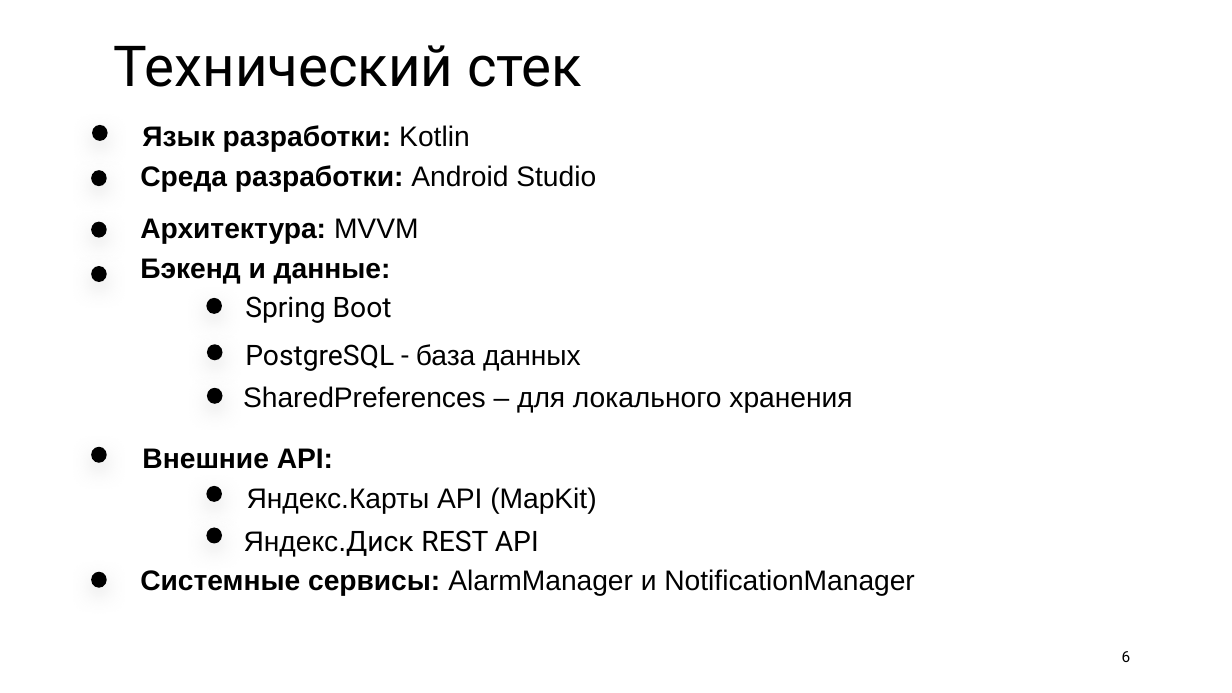
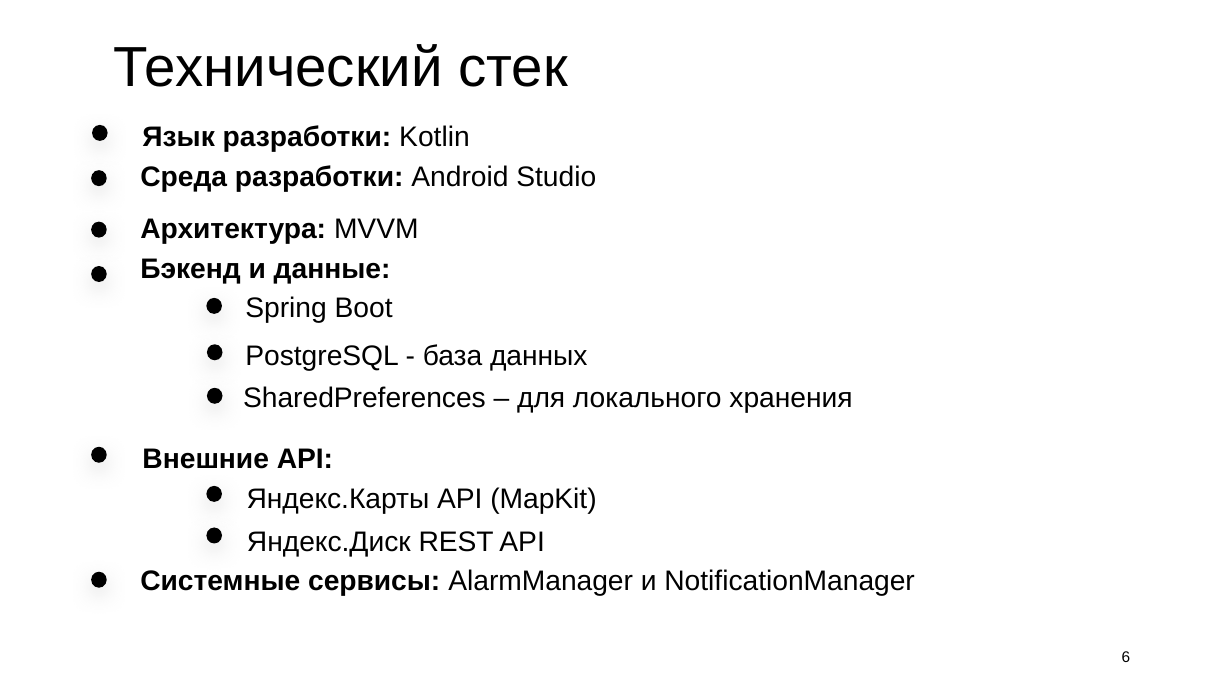
Before and after one commit to kattrin0/petDiarry_, a slide deck: slide 6 of documentation/презентация_PetDiary.pptx. Drawn at 1232x693 pixels with LibreOffice and Linux fonts; fonts in the diff are those of the drawing. Boxes give left, top, right and bottom in pixels: in the first picture for what was removed or moved away, otherwise in the second. Text is boxed around its words. In the diff, an @@ line names an element or a change of style, - is before the commit and + after.

```diff
--- a/documentation/презентация_PetDiary.pptx
+++ b/documentation/презентация_PetDiary.pptx
@@ font Roboto to Arial in 3 elements at (1122, 651, 1131, 662), (114, 44, 568, 87), (245, 296, 393, 323) @@
@@ text "PostgreSQL - база данных" at (245, 344, 588, 371): font Roboto to Arial in "PostgreSQL -" @@
@@ text "Яндекс.Диск REST API" at (247, 531, 544, 557): font Roboto to Arial in "Яндекс.Диск REST API" @@
```
Also in this commit, not shown: 11 other slides changed, 3 other files.
